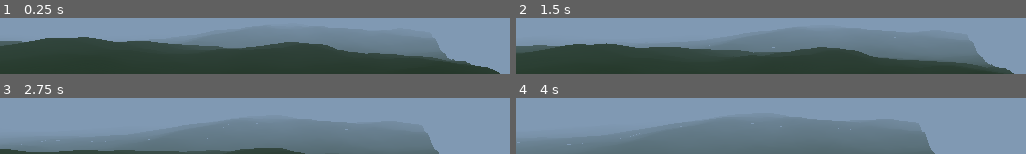
Above: before the commit, frames 1-4 (two rows, left to right).
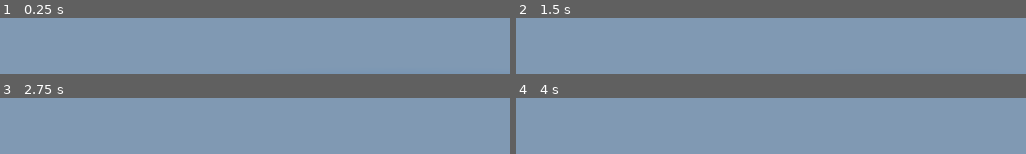
Above: after the commit, the same moments.

Repository: itaden1/webRPG
Game: Godot game, scene res://Scenes/World.tscn
Two runs of this game, one before a commit and one after it. Both use one fixed random seed, a clock stepped at 60 frames per second and the inputs below. The project has no main scene, so this scene is started directly.
Inputs (mouse positions are in pixels of both pictures, inside the frame that each line leads up to):
- Up to frame 1 (0.25 s): no input
- Up to frame 2 (1.5 s): move the mouse to (outside the picture) at 0.52 s; hold F 0.53-1.28 s; hold W from 0.53 s (still down); tap Space at 0.77 s; move the mouse to (outside the picture) at 1.27 s; tap F at 1.35 s
- Up to frame 3 (2.75 s): keep holding W; tap Space at 1.52 s; move the mouse to (outside the picture) at 2.02 s; hold F from 2.03 s (still down)
- Up to frame 4 (4 s): keep holding W; tap Enter at 2.75 s; move the mouse to (outside the picture) at 2.77 s; release F at 2.78 s; tap F at 2.85 s; tap Space at 3.02, 3.77 s; move the mouse to (outside the picture) at 3.52 s; hold F from 3.53 s (still down)

The runs differ from the first frame. In frame 1, 60% of the frame differs, in the area x 0-99%, y 21-100%; in frame 2, 58%; in frame 3, 37%; in frame 4, 40%.

Commit message:
smoother islands and mountains

Diff:
--- a/Scenes/World.tscn
+++ b/Scenes/World.tscn
@@ -13,7 +13,7 @@
 fog_depth_end = 0.0
 
 [sub_resource type="PlaneMesh" id=2]
-size = Vector2( 10000, 10000 )
+size = Vector2( 20000, 20000 )
 
 [sub_resource type="SpatialMaterial" id=3]
 albedo_color = Color( 0, 0.505882, 1, 1 )
@@ -24,7 +24,7 @@
 hill_exponent_fudge = 1.0
 
 [node name="Player" parent="." instance=ExtResource( 3 )]
-transform = Transform( 1, 0, 0, 0, 0.910149, 0.41428, 0, -0.41428, 0.910149, 42.397, 239.136, 29.6386 )
+transform = Transform( 1, 0, 0, 0, 0.910149, 0.41428, 0, -0.41428, 0.910149, 5000, 772.122, 5000 )
 
 [node name="DirectionalLight" type="DirectionalLight" parent="."]
 transform = Transform( 1, 0, 0, 0, 0.753081, 0.657928, 0, -0.657928, 0.753081, 0, 2.64305, 0 )
@@ -34,6 +34,5 @@
 
 [node name="Ocean" type="MeshInstance" parent="."]
 transform = Transform( 1, 0, 0, 0, 1, 0, 0, 0, 1, 0, 3.20033, 0 )
-visible = false
 mesh = SubResource( 2 )
 material/0 = SubResource( 3 )
--- a/Scripts/Generators/TerrainGenerator.gd
+++ b/Scripts/Generators/TerrainGenerator.gd
@@ -4,17 +4,17 @@
 var mesh_inst_scene = preload("res://Scenes/WorldChunk.tscn")
 var tree_spawner_scene = preload("res://Scenes/TreeSpawner.tscn")
 
-const OCEAN_LEVEL = 55
+const OCEAN_LEVEL = 0.35
 
-export (int) var chunk_count_x = 10
-export (int) var chunk_count_y = 10
+export (int) var chunk_count_x = 15
+export (int) var chunk_count_y = 15
 export (Vector2) var chunk_size = Vector2(500, 500)
 export (Vector2) var chunk_divisions = Vector2(30, 30)
 export (Vector2) var low_lod_chunk_divisions = Vector2(5, 5)
 export (SpatialMaterial) var material
 
 export (float) var hill_multiplyer = 20.0
-export (float) var hill_exponent = 2
+export (float) var hill_exponent = 3
 export (float) var hill_exponent_fudge = 1.8
 
 onready var player: KinematicBody = get_node("Player")
@@ -24,11 +24,11 @@
 
 # Called when the node enters the scene tree for the first time.
 func _ready():
-	get_node("Ocean").global_transform.origin.y = OCEAN_LEVEL
+
 
 	hill_noise.seed = randi()
 	hill_noise.octaves = 6
-	hill_noise.period = 1800.0
+	hill_noise.period = 3500.0
 	hill_noise.persistence = 0.5
 
 	ocean_noise.seed = randi()
@@ -80,7 +80,7 @@
 				) * hill_multiplyer
 
 	GameEvents.emit_signal("terrain_generation_complete")
-
+	get_node("Ocean").global_transform.origin.y = modify_land_height(OCEAN_LEVEL)
 
 func apply_heights_to_mesh(
 	noise: OpenSimplexNoise,
@@ -145,12 +145,15 @@
 func get_reshaped_elevation(x: float, y: float) -> float:
 	var distance = euclidean_squared_distance(x, y)
 	var elevation = get_raw_land_height(x, y)
-	var ocean_elevation = elevation + (1-distance) / 2
+	elevation = elevation + (0-distance) / 2
+	if elevation > OCEAN_LEVEL:
+		#modify the exponent to have flatter lands above ocean level
+		var e = elevation - OCEAN_LEVEL
+		#return modify_land_height(e) + modify_land_height(OCEAN_LEVEL + 0.001)
+		return pow(e * 25 * 1.6, 3) + modify_land_height(OCEAN_LEVEL + 0.001)
+	#if distance < 0.7:
+
 	#var elevation = get_ocean_height(x, y)
 
-	if distance > 0.4 and ocean_elevation < elevation:
-		return -200.0
-	#	elevation = water_level
-	#new_elevation = get_modified_land_height(x, y)
 
 	return modify_land_height(elevation)
